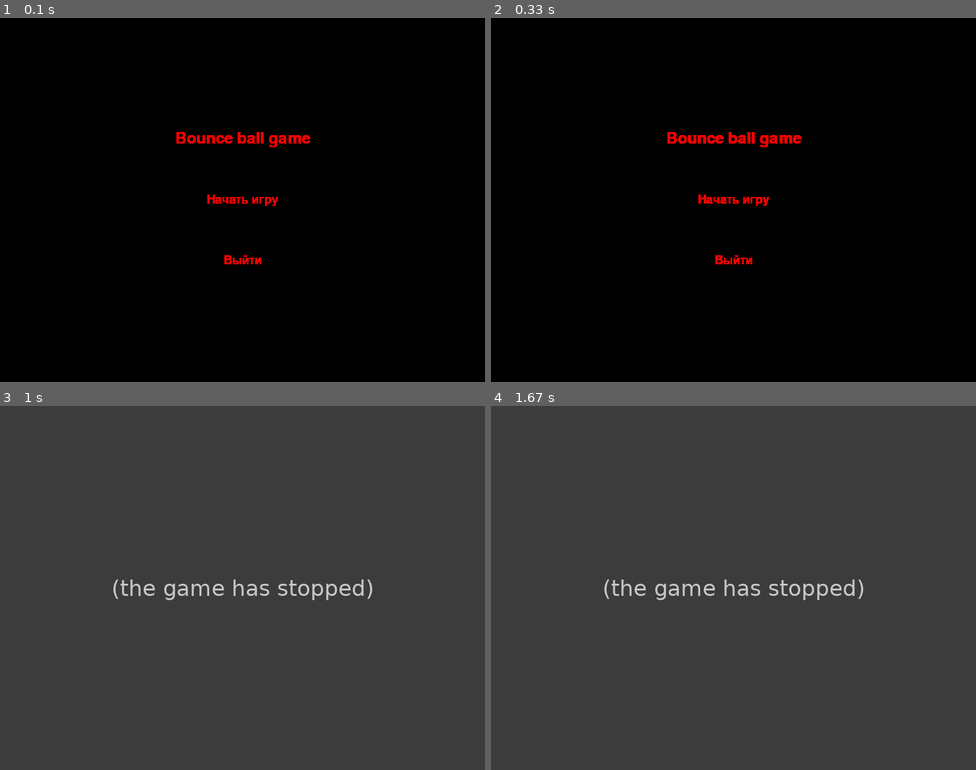
Above: before the commit, frames 1-4 (two rows, left to right).
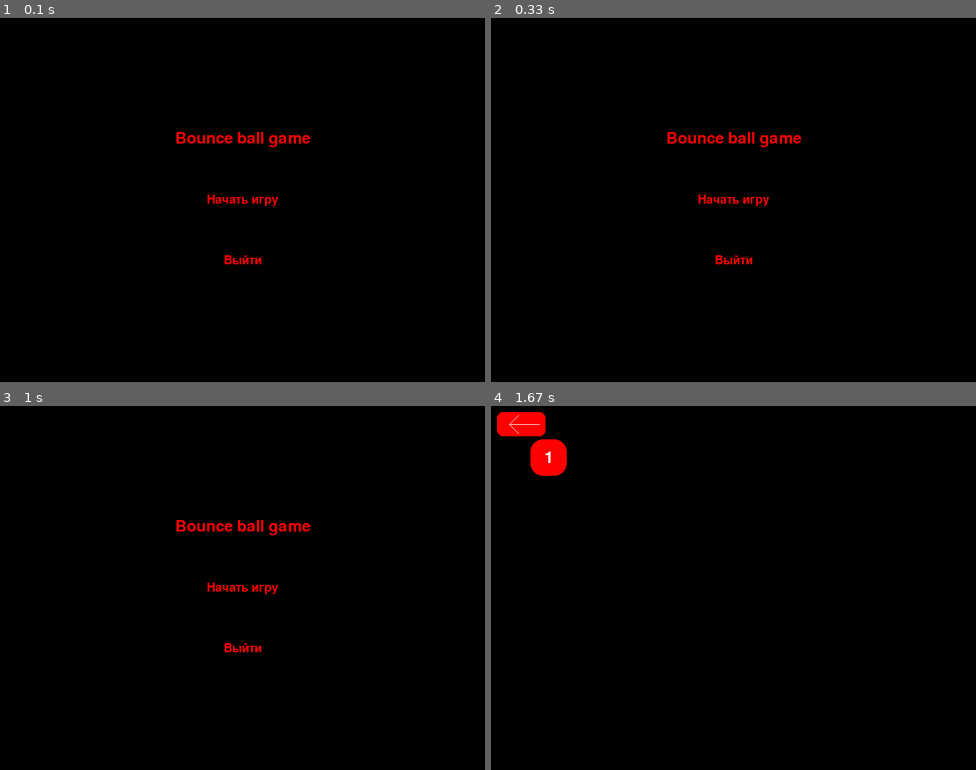
Above: after the commit, the same moments.

Repository: MarraQ/PygameProject
Game: pygame game, started from main.py
Same seed, same stepped clock (60 frames per second), same inputs: the game is played once before the commit and once after it.
Inputs (mouse positions are in pixels of both pictures, inside the frame that each line leads up to):
- Up to frame 1 (0.1 s): no input
- Up to frame 2 (0.33 s): no input
- Up to frame 3 (1 s): click (242, 588) at 0.38 s; click (29, 424) at 0.72 s
- Up to frame 4 (1.67 s): click "Начать игру" at 1.22 s

The runs differ from the first frame. In frame 1, 0.3% of the frame differs, in the area x 36-64%, y 31-68%; in frame 2, 0.3%; in frame 3, 100%, in the area x 0-100%, y 0-100%; in frame 4, 100%.
Before the commit the program exited at 0.38 s; later frames show no game.

Commit message:
Level select and data file(txt)

Diff:
--- /dev/null
+++ b/current_session.txt
@@ -0,0 +1,3 @@
+total_score: 0
+lvl1_complete: 0
+lvl1_score: 0
--- a/main.py
+++ b/main.py
@@ -6,7 +6,6 @@
 
 
 def start_screen():
-    screen.fill(pygame.Color('black'))
     font = pygame.font.Font(None, 30)
     start = font.render("Начать игру", True, pygame.Color('red'))
     start_rect = start.get_rect(center=(400, 300))
@@ -15,8 +14,8 @@
     font_name = pygame.font.Font(None, 38)
     name = font_name.render("Bounce ball game", True, pygame.Color('red'))
     name_rect = name.get_rect(center=(400, 200))
-    running = True
-    while running:
+    while True:
+        screen.fill(pygame.Color('black'))
         for event in pygame.event.get():
             if event.type == pygame.QUIT:
                 terminate()
@@ -33,6 +32,31 @@
         clock.tick(FPS)
 
 
+def level_choose():
+    lvl_font = pygame.font.Font(None, 40)
+    num1 = lvl_font.render("1", True, pygame.Color('white'))
+    num1_rect = num1.get_rect(center=(95, 85))
+    lvl1_rect = pygame.Rect(65, 55, 60, 60)
+    back_rect = pygame.Rect(10, 10, 80, 40)
+    while True:
+        for event in pygame.event.get():
+            if event.type == pygame.QUIT:
+                terminate()
+            if event.type == pygame.MOUSEBUTTONDOWN:
+                mouse_pos = event.pos
+                if back_rect.collidepoint(mouse_pos):
+                    return
+        screen.fill(pygame.Color('black'))
+        pygame.draw.rect(screen, pygame.Color("red"), back_rect, border_radius=10)
+        pygame.draw.line(screen, pygame.Color("White"), (30, 30), (80, 30))
+        pygame.draw.line(screen, pygame.Color("white"), (30, 30), (45, 15))
+        pygame.draw.line(screen, pygame.Color("white"), (30, 30), (45, 45))
+        pygame.draw.rect(screen, pygame.Color("red"), lvl1_rect, border_radius=20)
+        screen.blit(num1, num1_rect)
+        pygame.display.flip()
+        clock.tick(FPS)
+
+
 def terminate():
     pygame.quit()
     sys.exit()
@@ -43,5 +67,6 @@
     screen_size = (800, 600)
     screen = pygame.display.set_mode(screen_size)
     clock = pygame.time.Clock()
-    start_screen()
-    print('Start game button')
+    while True:
+        start_screen()
+        level_choose()
